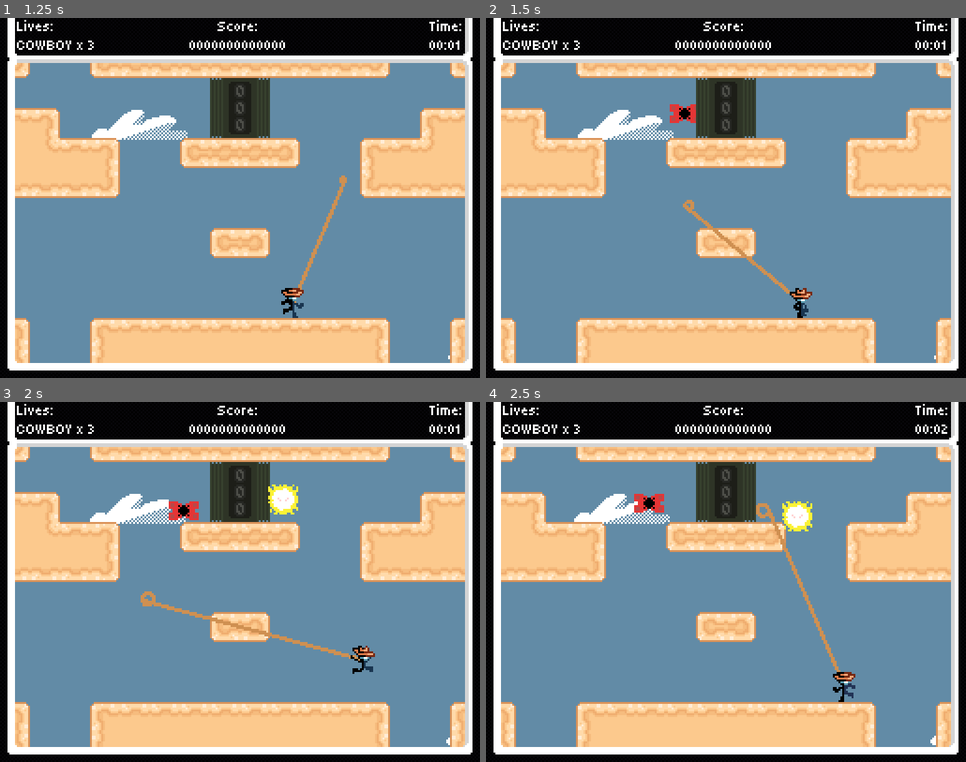
Above: before the commit, frames 1-4 (two rows, left to right).
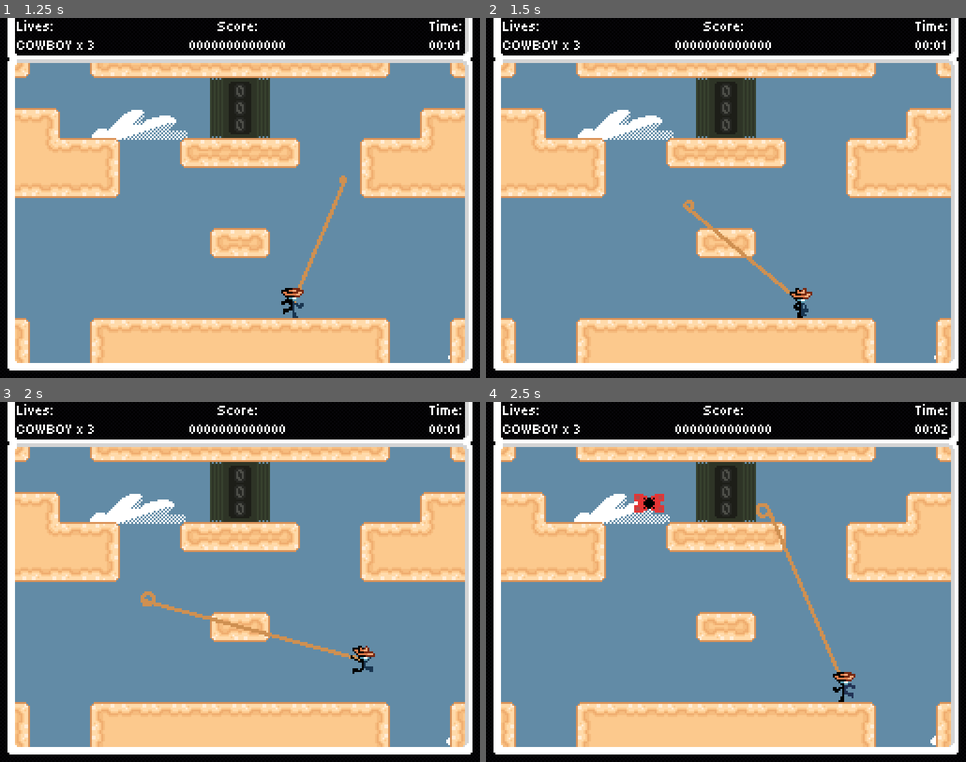
Above: after the commit, the same moments.

Repository: Jcodefox/GMTK-2025
Game: Godot game, scene res://scenes/topscenes/gameplay_topscene.tscn
Two runs of this game, one before a commit and one after it. Both use one fixed random seed, a clock stepped at 60 frames per second and the inputs below.
Inputs (mouse positions are in pixels of both pictures, inside the frame that each line leads up to):
- Up to frame 1 (1.25 s): move the mouse to (345, 180) at 0.52 s; hold D (move_right) from 0.53 s (still down); click (345, 180) at 0.6 s; tap Space (move_jump) at 0.77 s
- Up to frame 2 (1.5 s): keep holding D (move_right); move the mouse to (630, 216) at 1.27 s; click (630, 216) at 1.35 s
- Up to frame 3 (2 s): keep holding D (move_right); tap Space (move_jump) at 1.52 s
- Up to frame 4 (2.5 s): move the mouse to (774, 502) at 2.02 s; release D (move_right) at 2.03 s; hold A (move_left) from 2.03 s (still down); click (774, 502) at 2.1 s

Frame 1 is identical in both runs. In frame 2, 0.2% of the frame differs, in the area x 38-44%, y 23-30%; in frame 3, 0.7%, in the area x 35-63%, y 22-33%; in frame 4, 0.4%.

Commit message:
Add some blinking

Diff:
--- a/scripts/prefabs/enemy/mothick.gd
+++ b/scripts/prefabs/enemy/mothick.gd
@@ -1,4 +1,6 @@
 extends CharacterBody2D
+
+@export var time_until_enemy_hurts: float = 1.0
 
 var animated_sprite_ghosts: Array[Node2D] = []
 var collision_shape_ghosts: Array[Node2D] = []
@@ -12,6 +14,7 @@
 
 func _physics_process(delta: float) -> void:
 	time_alive += delta
+	update_i_frames()
 	global_position = Globals.apply_loop_teleport(global_position)
 	for sprite in animated_sprite_ghosts:
 		sprite.animation = $AnimatedSprite2D.animation
@@ -25,3 +28,9 @@
 	velocity = velocity.normalized() * 25
 
 	move_and_slide()
+
+func update_i_frames() -> void:
+	if time_alive >= time_until_enemy_hurts:
+		visible = true
+		return
+	visible = int(time_alive * 8) % 2 < 1
--- a/scripts/prefabs/enemy/nameless.gd
+++ b/scripts/prefabs/enemy/nameless.gd
@@ -1,5 +1,6 @@
 extends CharacterBody2D
 
+@export var time_until_enemy_hurts: float = 1.0
 @export var speed: float = 15
 
 var animated_sprite_ghosts: Array[Node2D] = []
@@ -14,6 +15,7 @@
 
 func _physics_process(delta: float) -> void:
 	time_alive += delta
+	update_i_frames()
 	global_position = Globals.apply_loop_teleport(global_position)
 
 	var desired_direction: Vector2 = Vector2.ZERO
@@ -29,6 +31,12 @@
 
 	move_and_slide()
 
+func update_i_frames() -> void:
+	if time_alive >= time_until_enemy_hurts:
+		visible = true
+		return
+	visible = int(time_alive * 8) % 2 < 1
+
 func set_animation(anim: String) -> void:
 	if $AnimatedSprite2D.animation != anim:
 		$AnimatedSprite2D.play(anim)
--- a/scripts/prefabs/enemy/shock_wisp.gd
+++ b/scripts/prefabs/enemy/shock_wisp.gd
@@ -1,4 +1,6 @@
 extends CharacterBody2D
+
+@export var time_until_enemy_hurts: float = 1.0
 
 @export var default_gravity: float = 625
 @export var move_speed: float = 50
@@ -28,6 +30,7 @@
 
 func _physics_process(delta: float) -> void:
 	time_alive += delta
+	update_i_frames()
 	global_position = Globals.apply_loop_teleport(global_position)
 
 	var angle: float = float(move_direction)/4 * TAU
@@ -46,6 +49,11 @@
 	velocity = Vector2(cos(angle), sin(angle)) * move_speed * direction
 	move_and_slide()
 
+func update_i_frames() -> void:
+	if time_alive >= time_until_enemy_hurts:
+		visible = true
+		return
+	visible = int(time_alive * 8) % 2 < 1
 
 func correct_direction(dir: int) -> int:
 	return posmod(dir, 4)
--- a/scripts/prefabs/enemy/spikro.gd
+++ b/scripts/prefabs/enemy/spikro.gd
@@ -1,5 +1,6 @@
 extends CharacterBody2D
 
+@export var time_until_enemy_hurts: float = 1.0
 @export var default_gravity: float = 625
 
 var animated_sprite_ghosts: Array[Node2D] = []
@@ -17,6 +18,7 @@
 
 func _physics_process(delta: float) -> void:
 	time_alive += delta
+	update_i_frames()
 	global_position = Globals.apply_loop_teleport(global_position)
 	$AnimatedSprite2D.flip_h = intended_direction > 0
 	for sprite in animated_sprite_ghosts:
@@ -29,3 +31,9 @@
 	velocity.x = intended_direction * 25
 
 	move_and_slide()
+
+func update_i_frames() -> void:
+	if time_alive >= time_until_enemy_hurts:
+		visible = true
+		return
+	visible = int(time_alive * 8) % 2 < 1
--- a/scripts/prefabs/enemy/sproing.gd
+++ b/scripts/prefabs/enemy/sproing.gd
@@ -1,4 +1,6 @@
 extends CharacterBody2D
+
+@export var time_until_enemy_hurts: float = 1.0
 
 @export var default_gravity: float = 625
 @export var min_start_crouch_time: float = 0.5
@@ -32,6 +34,7 @@
 
 func _physics_process(delta: float) -> void:
 	time_alive += delta
+	update_i_frames()
 	global_position = Globals.apply_loop_teleport(global_position)
 
 	if is_on_floor():
@@ -57,6 +60,12 @@
 
 	move_and_slide()
 
+func update_i_frames() -> void:
+	if time_alive >= time_until_enemy_hurts:
+		visible = true
+		return
+	visible = int(time_alive * 8) % 2 < 1
+
 func set_animation(anim: String, speed: float = 1.0) -> void:
 	if $AnimatedSprite2D.animation != anim:
 		$AnimatedSprite2D.play(anim)
--- a/scripts/prefabs/lasso_v2.gd
+++ b/scripts/prefabs/lasso_v2.gd
@@ -147,7 +147,7 @@
 
 	var sum_pos: Vector2 = Vector2.ZERO
 	for body in $Area2D.get_overlapping_bodies():
-		if body.is_in_group("enemy"):
+		if body.is_in_group("enemy") and body.time_alive > body.time_until_enemy_hurts:
 			sum_pos += Globals.convert_to_visible_pos(body.global_position)
 			killed_enemies += 1
 			body.queue_free()
--- a/scripts/prefabs/player_v2.gd
+++ b/scripts/prefabs/player_v2.gd
@@ -1,9 +1,6 @@
 extends CharacterBody2D
 
-
 @export var game_over_screen: Node
-
-@export var time_until_enemy_hurts: float = 1.0
 
 @export var default_gravity: float = 625
 @export var air_drag: float = 0.95
@@ -132,7 +129,7 @@
 func area_hit_body(body: Node2D) -> void:
 	if dead:
 		return
-	if body.is_in_group("enemy") and body.time_alive > time_until_enemy_hurts:
+	if body.is_in_group("enemy") and body.time_alive > body.time_until_enemy_hurts:
 		dead = true
 		Globals.lives -= 1
 		set_animation("death")
@@ -177,7 +174,8 @@
 func area_exited_area(area: Area2D) -> void:
 	if dead:
 		return
-	if (area.name == "JumpOverCheck" and area.get_parent().time_alive > time_until_enemy_hurts):
+	var parent: Node2D = area.get_parent()
+	if (area.name == "JumpOverCheck" and parent.time_alive > parent.time_until_enemy_hurts):
 		Globals.add_score(jump_over_combo * 1, Globals.convert_to_visible_pos(area.global_position), $"..")
 		jump_over_combo += 1
 
--- a/scripts/prefabs/slingball.gd
+++ b/scripts/prefabs/slingball.gd
@@ -2,6 +2,7 @@
 
 @export var max_bounces: int = -1
 @export var max_lifetime: float = 2
+@export var flashing_start_time: float = 1
 
 var sprite_ghosts: Array[Node2D] = []
 var collision_shape_ghosts: Array[Node2D] = []
@@ -24,6 +25,7 @@
 
 func _physics_process(delta: float) -> void:
 	cumulative_delta += delta
+	update_disappear_blink()
 	global_position = Globals.apply_loop_teleport(global_position)
 
 	if is_on_wall():
@@ -47,3 +49,9 @@
 		enemies_killed += 1
 		Globals.add_score(enemies_killed * 10, Globals.convert_to_visible_pos(global_position), get_tree().current_scene, enemies_in_ball)
 		body.queue_free()
+
+func update_disappear_blink() -> void:
+	if cumulative_delta < flashing_start_time:
+		visible = true
+		return
+	visible = int(cumulative_delta * 8) % 2 < 1
Not shown: 1 places in scenes/topscenes/gameplay_topscene.tscn that only renumber resources
